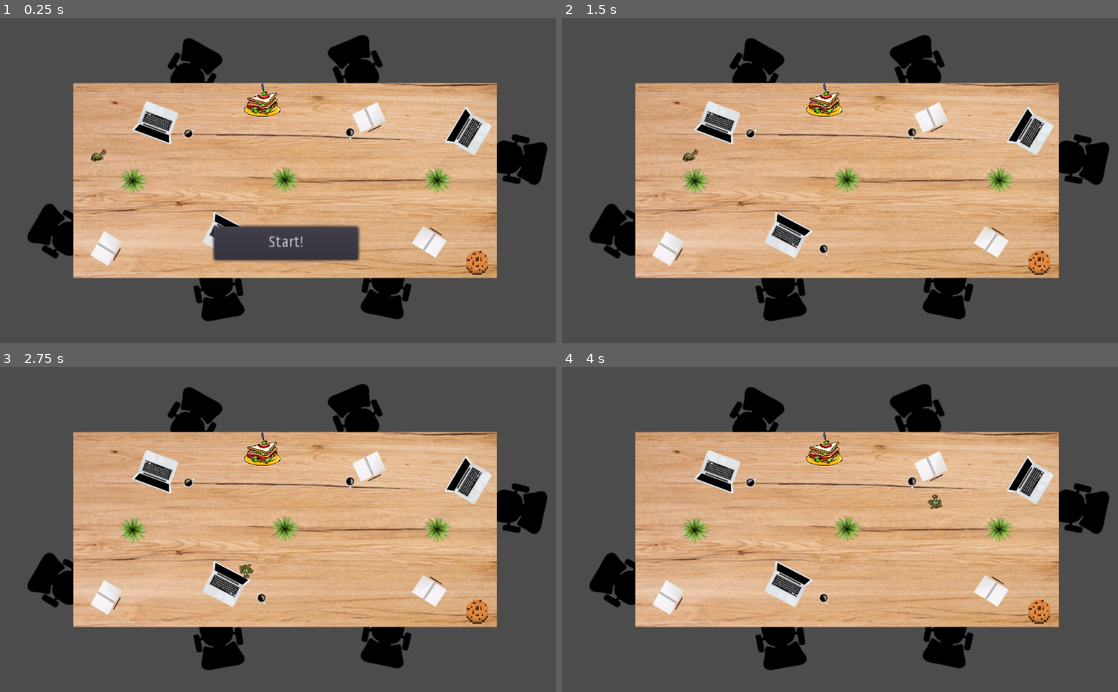
Above: before the commit, frames 1-4 (two rows, left to right).
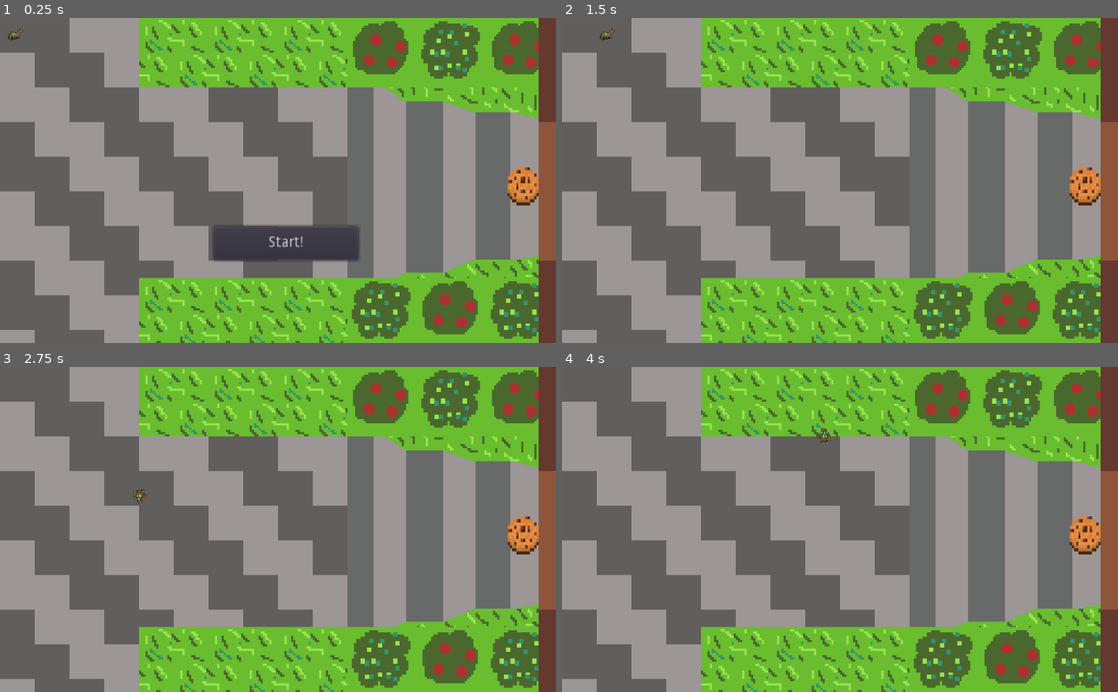
Above: after the commit, the same moments.

Repository: CS3398-Titan-HelloWorld/RoombaAttack
Game: Godot game, scene res://Main.tscn
Same seed, same stepped clock (60 frames per second), same inputs: the game is played once before the commit and once after it.
Inputs:
- Up to frame 1 (0.25 s): no input
- Up to frame 2 (1.5 s): click "Start!" at 0.5 s; tap Enter at 1.25 s; hold Right (ui_right) from 1.28 s (still down)
- Up to frame 3 (2.75 s): release Right (ui_right) at 2.03 s; hold Down (ui_down) from 2.03 s (still down)
- Up to frame 4 (4 s): release Down (ui_down) at 2.78 s; hold Right (ui_right) 2.78-3.53 s; hold Up (ui_up) from 3.53 s (still down)

The runs differ from the first frame. In frame 1, 89% of the frame differs, in the area x 0-100%, y 0-100%; in frame 2, 92%; in frame 3, 92%; in frame 4, 92%.

Commit message:
First Level Changed
Changed the first level to be outside so the story telling in the game makes since.

Diff:
--- a/RoombaAttack/Main.tscn
+++ b/RoombaAttack/Main.tscn
@@ -1,11 +1,22 @@
-[gd_scene load_steps=7 format=2]
+[gd_scene load_steps=10 format=2]
 
 [ext_resource path="res://Main.gd" type="Script" id=1]
 [ext_resource path="res://Runtime.tscn" type="PackedScene" id=2]
 [ext_resource path="res://GUI.tscn" type="PackedScene" id=3]
 [ext_resource path="res://PausePanel.gd" type="Script" id=4]
-[ext_resource path="res://LevelMap.tscn" type="PackedScene" id=5]
-[ext_resource path="res://FoodItem.tscn" type="PackedScene" id=6]
+[ext_resource path="res://FoodItem.gd" type="Script" id=5]
+[ext_resource path="res://food.png" type="Texture" id=6]
+[ext_resource path="res://OutsideLevel.tscn" type="PackedScene" id=7]
+
+[sub_resource type="CircleShape2D" id=1]
+
+custom_solver_bias = 0.0
+radius = 17.5071
+
+[sub_resource type="CircleShape2D" id=2]
+
+custom_solver_bias = 0.0
+radius = 18.1246
 
 [node name="Main" type="Node" index="0"]
 
@@ -63,6 +74,60 @@
 lines_skipped = 0
 max_lines_visible = -1
 
-[node name="LevelMap" parent="." index="2" instance=ExtResource( 5 )]
+[node name="FoodItem" type="RigidBody2D" parent="." index="2"]
 
-[node name="FoodItem" parent="." index="3" instance=ExtResource( 6 )]
+editor/display_folded = true
+input_pickable = false
+collision_layer = 1
+collision_mask = 1
+mode = 0
+mass = 1.0
+friction = 1.0
+bounce = 0.0
+gravity_scale = 1.0
+custom_integrator = false
+continuous_cd = 0
+contacts_reported = 0
+contact_monitor = false
+sleeping = false
+can_sleep = true
+linear_velocity = Vector2( 0, 0 )
+linear_damp = -1.0
+angular_velocity = 0.0
+angular_damp = -1.0
+script = ExtResource( 5 )
+
+[node name="Sprite" type="Sprite" parent="FoodItem" index="0"]
+
+position = Vector2( 556.25, 193.219 )
+scale = Vector2( 0.0641667, 0.062387 )
+texture = ExtResource( 6 )
+
+[node name="CollisionShape2D" type="CollisionShape2D" parent="FoodItem" index="1"]
+
+position = Vector2( 559, 201 )
+shape = SubResource( 1 )
+__meta__ = {
+"_edit_lock_": true
+}
+
+[node name="Area2D" type="Area2D" parent="FoodItem" index="2"]
+
+editor/display_folded = true
+position = Vector2( 557, 200 )
+input_pickable = true
+gravity_vec = Vector2( 0, 1 )
+gravity = 98.0
+linear_damp = 0.1
+angular_damp = 1.0
+audio_bus_override = false
+audio_bus_name = "Master"
+
+[node name="CollisionShape2D" type="CollisionShape2D" parent="FoodItem/Area2D" index="0"]
+
+shape = SubResource( 2 )
+__meta__ = {
+"_edit_lock_": true
+}
+
+[node name="Node" parent="." index="3" instance=ExtResource( 7 )]
--- a/RoombaAttack/OutsideLevel.tscn
+++ b/RoombaAttack/OutsideLevel.tscn
@@ -4,8 +4,7 @@
 [ext_resource path="res://Player.tscn" type="PackedScene" id=2]
 [ext_resource path="res://EndPosition.tscn" type="PackedScene" id=3]
 
-[node name="Node" type="Node"]
-
+[node name="Node" type="Node" index="0"]
 
 [node name="Outside" type="TileMap" parent="." index="0"]
 
@@ -25,7 +24,7 @@
 collision_mask = 1
 occluder_light_mask = 1
 format = 1
-tile_data = PoolIntArray( 0, 6, 0, 2, 6, 0, 4, 7, 0, 6, 7, 0 …(1853 unchanged characters)…  0, 1114142, 11, 0, 1114143, 2, 0, 1179679, 2, 0 )
+tile_data = PoolIntArray( 0, 6, 0, 2, 6, 0, 4, 7, 0, 6, 7, 0 …(1853 unchanged characters)…  0, 1114142, 11, 0, 1114143, 2, 0, 1179648, 7, 0, 1179650, 6, 0, 1179652, 6, 0, 1179654, 7, 0, 1179679, 2, 0 )
 _sections_unfolded = [ "Cell" ]
 __meta__ = {
 "_edit_lock_": true
@@ -41,7 +40,6 @@
 scale = Vector2( 1.4375, 1.59375 )
 _sections_unfolded = [ "Transform" ]
 next_level = "res://LevelMap.tscn"
-
 
 [node name="NoBushes" type="StaticBody2D" parent="." index="3"]
 
